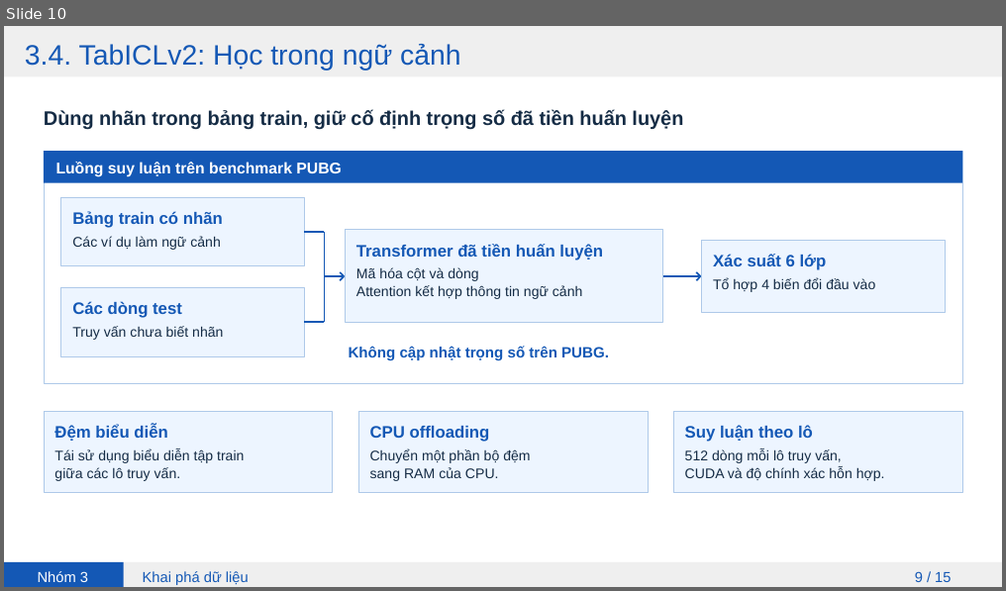
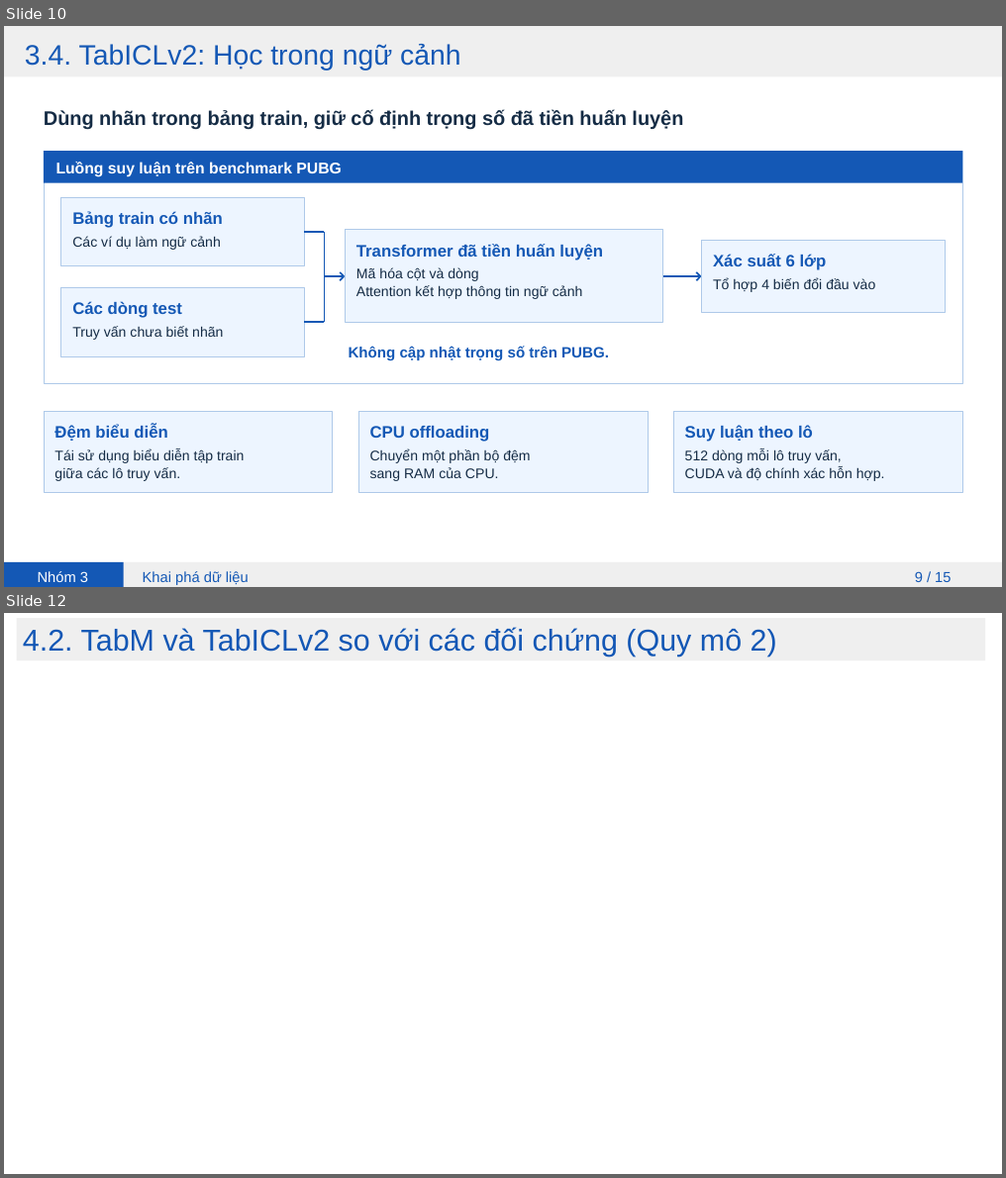
Before and after one commit to kttt294/PUBG-Weapon-Groups, a slide deck: docs/Thuyet_trinh_PUBG.pptx. Shown one above the other, each under a label of ours: slide 10 before the commit, slides 10 and 12 after it; the slides between them are not shown. The pictures are 1006x591 and 1006x1178 pixels, drawn with LibreOffice and Linux fonts; fonts in the diff are those of the drawing; background and template pictures are left out. Boxes give left, top, right and bottom in pixels: in the first picture for what was removed or moved away, otherwise in the second. Text is boxed around its words. In the diff, an @@ line names an element or a change of style, - is before the commit and + after.

```diff
--- a/docs/Thuyet_trinh_PUBG.pptx
+++ b/docs/Thuyet_trinh_PUBG.pptx
@@ slide 12 added at bbox=[4, 613, 1002, 1174], background picture (left out) @@
@@ rectangle added at bbox=[17, 618, 985, 661], fill #EFEFEF @@
@@ text added at bbox=[23, 627, 777, 657], 29 pt, text #1357B5 @@
+4.2. TabM và TabICLv2 so với các đối chứng (Quy mô 2)
```
Also in this commit, not shown: 1 slide changed, 4 other slides added, 5 slides removed, 1 other file.
